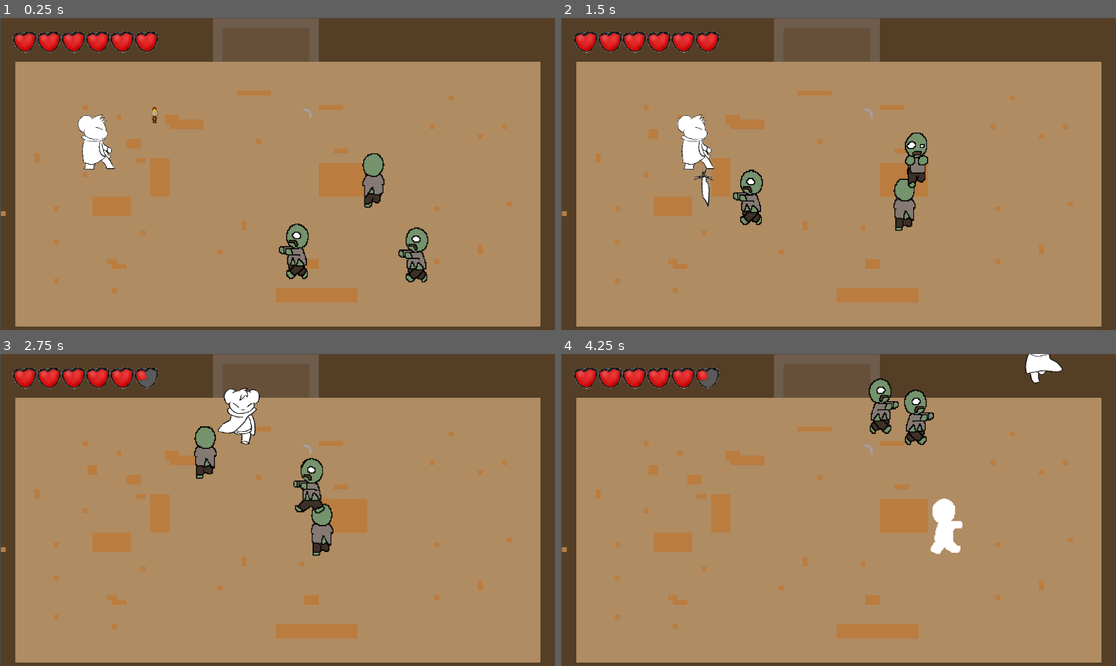
Above: before the commit, frames 1-4 (two rows, left to right).
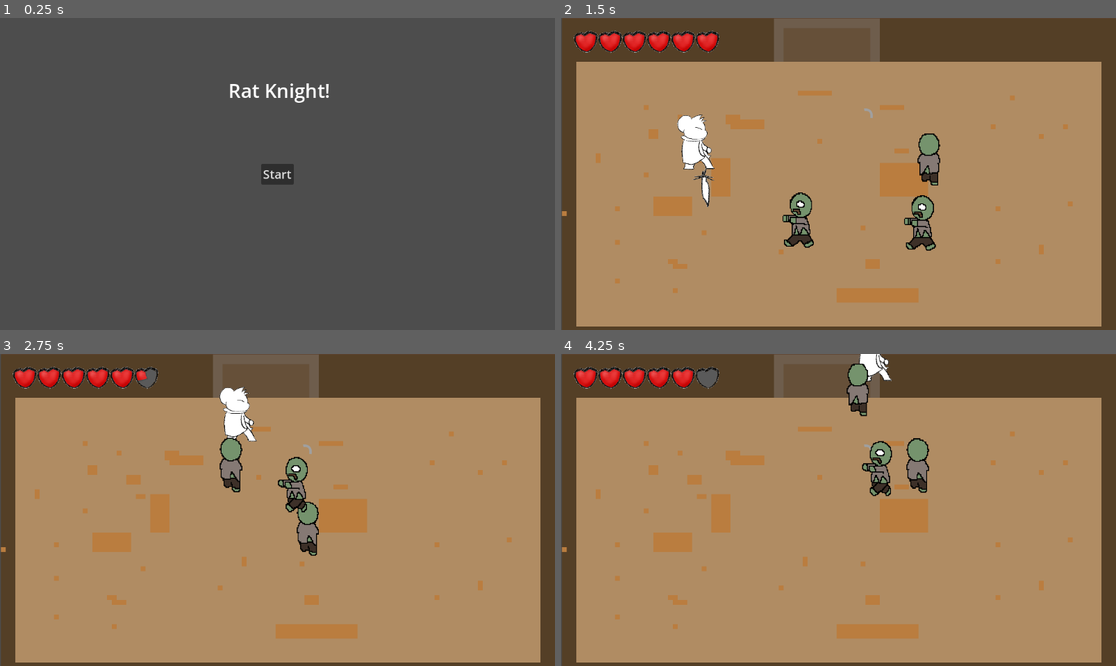
Above: after the commit, the same moments.

Repository: bcorrigall/ratknight
Game: Godot game, scene res://main_menu.tscn
The game is run twice, just before and just after one commit, with the same random seed, the same clock (stepped at 60 frames per second) and the same inputs. Before the commit the project starts from res://main.tscn. The engine's default icon, where the game draws it, is replaced by a stand-in: a white triangle on a blue panel in a dark square.
Inputs (mouse positions are in pixels of both pictures, inside the frame that each line leads up to):
- Up to frame 1 (0.25 s): no input
- Up to frame 2 (1.5 s): click (838, 174) at 0.5 s, where only the run after the commit has a clickable "Start"; move the mouse to (960, 158) at 1.27 s; hold Right (move_right) from 1.28 s (still down); hold J (attack_light) from 1.28 s (still down)
- Up to frame 3 (2.75 s): move the mouse to (166, 525) at 2.02 s; release Right (move_right) at 2.03 s; release J (attack_light) at 2.03 s; hold S (move_down) from 2.03 s (still down); tap K (attack_spin) at 2.1 s
- Up to frame 4 (4.25 s): move the mouse to (894, 441) at 2.77 s; release S (move_down) at 2.78 s; hold Right (move_right) 2.78-3.53 s; hold Shift (dash) 2.78-3.53 s; move the mouse to (810, 572) at 3.52 s; hold Up (move_up) from 3.53 s (still down); click (810, 572) at 3.6 s

The runs differ from the first frame. In frame 1, 100% of the frame differs, in the area x 0-100%, y 0-100%; in frame 2, 3.3%; in frame 3, 3.6%; in frame 4, 4.4%.

Commit message:
main menu update

Diff:
--- /dev/null
+++ b/MainMenu.gd
@@ -0,0 +1,37 @@
+extends CanvasLayer
+
+var simultaneous_scene = preload("res://main.tscn").instantiate()
+
+# Called when the node enters the scene tree for the first time.
+func _ready():
+	pass # Replace with function body.
+
+
+# Called every frame. 'delta' is the elapsed time since the previous frame.
+func _process(delta):
+	pass
+
+func show_message(text):
+	$Message.text = text
+	$Message.show()
+	$MessageTimer.start()
+
+func _on_start_button_pressed():
+	$StartButton.hide()
+	$Label.hide()
+	get_tree().root.add_child(simultaneous_scene)
+
+func game_over():
+	show_message("Game Over")
+	# Wait until the MessageTimer has counted down.
+	await $MessageTimer.timeout
+
+	$Message.text = "Rat Knight!"
+	$Message.show()
+	# Make a one-shot timer and wait for it to finish.
+	await get_tree().create_timer(1.0).timeout
+	$StartButton.show()
+
+
+func _on_message_timer_timeout():
+	$Message.hide()
--- /dev/null
+++ b/hud.gd
@@ -0,0 +1,11 @@
+extends CanvasLayer
+
+
+# Called when the node enters the scene tree for the first time.
+func _ready():
+	pass # Replace with function body.
+
+
+# Called every frame. 'delta' is the elapsed time since the previous frame.
+func _process(delta):
+	pass
--- a/hud.tscn
+++ b/hud.tscn
@@ -1,11 +1,13 @@
-[gd_scene load_steps=3 format=3 uid="uid://ctyd5jhqe7mis"]
+[gd_scene load_steps=4 format=3 uid="uid://ctyd5jhqe7mis"]
 
 [ext_resource type="PackedScene" uid="uid://b20ppbejqpbjv" path="res://heart_container.tscn" id="1_8m4n1"]
+[ext_resource type="Script" path="res://hud.gd" id="1_xuyyj"]
 [ext_resource type="PackedScene" uid="uid://b2cs314jvy2yy" path="res://skill_tree.tscn" id="2_pq0cm"]
 
 [node name="HUD" type="CanvasLayer"]
 scale = Vector2(0.5, 0.5)
 transform = Transform2D(0.5, 0, 0, 0.5, 0, 0)
+script = ExtResource("1_xuyyj")
 
 [node name="HeartContainer" parent="." instance=ExtResource("1_8m4n1")]
 
--- a/main.tscn
+++ b/main.tscn
@@ -7,6 +7,7 @@
 [ext_resource type="PackedScene" uid="uid://ctyd5jhqe7mis" path="res://hud.tscn" id="5_57i1q"]
 [ext_resource type="PackedScene" uid="uid://chon0078cvn0t" path="res://item.tscn" id="6_ebi3h"]
 [ext_resource type="PackedScene" uid="uid://s3hes6771ca4" path="res://trap.tscn" id="7_nj3te"]
+[ext_resource type="PackedScene" uid="uid://dwg1qggmduw0u" path="res://main_menu.tscn" id="8_y38d3"]
 
 [sub_resource type="TileSetAtlasSource" id="TileSetAtlasSource_hf4va"]
 texture = ExtResource("3_f0uep")
@@ -67,4 +68,6 @@
 [node name="Trap" parent="." instance=ExtResource("7_nj3te")]
 position = Vector2(638, 198)
 
+[node name="MainMenu" parent="." instance=ExtResource("8_y38d3")]
+
 [editable path="Enemy"]
--- /dev/null
+++ b/main_menu.tscn
@@ -0,0 +1,38 @@
+[gd_scene load_steps=2 format=3 uid="uid://dwg1qggmduw0u"]
+
+[ext_resource type="Script" path="res://MainMenu.gd" id="1_5aduo"]
+
+[node name="MainMenu" type="CanvasLayer"]
+script = ExtResource("1_5aduo")
+
+[node name="StartButton" type="Button" parent="."]
+anchors_preset = 8
+anchor_left = 0.5
+anchor_top = 0.5
+anchor_right = 0.5
+anchor_bottom = 0.5
+offset_left = -34.0
+offset_top = -21.5
+offset_right = 34.0
+offset_bottom = 21.5
+grow_horizontal = 2
+grow_vertical = 2
+theme_override_font_sizes/font_size = 25
+text = "Start"
+
+[node name="Label" type="Label" parent="."]
+anchors_preset = 5
+anchor_left = 0.5
+anchor_right = 0.5
+offset_left = -102.0
+offset_top = 123.0
+offset_right = 109.0
+offset_bottom = 178.0
+grow_horizontal = 2
+theme_override_font_sizes/font_size = 40
+text = "Rat Knight!"
+
+[node name="MessageTimer" type="Timer" parent="."]
+
+[connection signal="pressed" from="StartButton" to="." method="_on_start_button_pressed"]
+[connection signal="timeout" from="MessageTimer" to="." method="_on_message_timer_timeout"]
--- a/project.godot
+++ b/project.godot
@@ -11,7 +11,7 @@
 [application]
 
 config/name="RatKnight"
-run/main_scene="res://main.tscn"
+run/main_scene="res://main_menu.tscn"
 config/features=PackedStringArray("4.2", "GL Compatibility")
 config/icon="res://icon.svg"
 
Not shown: 1 places in main.tscn that only renumber resources
